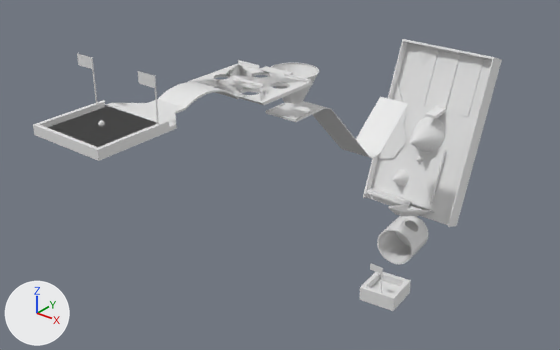
Renders of the glTF model levels/baylonLevel.glb from each side of a commit.
Camera for both pictures: a 50 mm camera at (182.0, -139.0, 93.0) aimed at (-32.0, 127.0, -73.0). The lights are fixed; the arrows at lower left show +X, +Y and +Z. Where no turn or scale is listed for an object, it has been applied to the vertices. Vertices at the same position are counted once.

In view in the first picture: 'Cone.solid.{}', 'Cone001.solid.{}', 'Cube.solid.{}', 'Plane.002', 'cylinder.solid.{"animated":true,"static":false}', 'rotator.solid.{"animated":true,"static":false}', 'sol.solid.{}', 'sol002.solid.{}', 'sol003.solid.{}', 'sol01.solid.{}'.
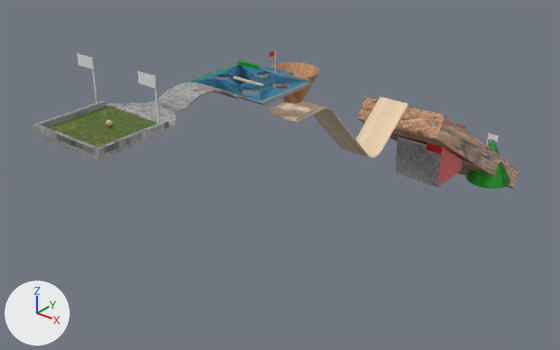
ob_collection_002 is not drawn itself; it is the parent of ob_plane_002, ob_wind_002, ob_cylinder_002.

Location of each change, (x1, y1, x2, y2) in pixels of the pictures (560 x 350 px; the box of a moved part takes in the faces that stretch with it):
'sol003.solid.{}', deleted: before (363, 39, 502, 227)
'Cube.solid.{}', recoloured, reshaped, moved, turned, rescaled: before (360, 272, 411, 311); after (357, 96, 520, 189)
'sol002.solid.{}', recoloured (white to beige): (265, 97, 408, 158) in both
'sol01.solid.{}', recoloured, surface changed (white to blue): (188, 60, 313, 105) in both
'Cube001.solid.{}', added: after (395, 124, 466, 187)
'cylinder.solid.{"animated":true,"static":false}', recoloured, moved, turned (not visible afterwards): before (377, 216, 428, 264)
'Cone001.solid.{}', recoloured, surface changed, moved, rescaled, turned: before (393, 170, 409, 186); after (466, 140, 511, 189)
'Plane.002', moved, turned, reshaped: before (370, 264, 382, 274); after (488, 133, 498, 142)
'rotator.solid.{"animated":true,"static":false}', recoloured: (233, 76, 264, 86) in both
'checkpoint1.checkpoint.{}', added: after (269, 51, 276, 73)
part 1 of me_cone, added (orange): after (271, 63, 318, 78)
part 2 of me_cone, recoloured (grey to brown): (271, 63, 319, 104) in both
part 3 of me_cube_008, moved or reshaped (not visible afterwards): before (360, 272, 411, 311)
part 5 of me_cube, deleted: before (48, 107, 157, 147)
part 6 of me_cube, recoloured (white to grey): (33, 82, 239, 161) in both
part 7 of me_cube_001, surface changed (grey to blue): (191, 64, 306, 101) in both

Edits to the bpy script that builds the scene:
```text
Add mat_material_002:
    mat_material_002 = principled_material('Material.002')
    mat_material_002.texture = img_all
Change me_cube_002:
    where me_cube_002.from_pydata(...)  # 8 vertices, 12 faces; spans x -1.0..1.0, y -1.0..1.0, z -1.0..1.0
    add me_cube_002.materials.append(mat_mat)  # picture img_all
Change me_cone:
    remove me_cone.from_pydata(...)  # 96 vertices, 128 faces; spans x -10.4..10.4, y -10.4..10.4, z -2.2..10.4
    add me_cone.from_pydata(...)  # 96 vertices, 192 faces; spans x -10.4..10.4, y -10.4..10.4, z -2.2..10.4
    me_cone part 1
    64 new faces join them
    me_cone part 2: 128 faces spanning x -10.4..10.4, y -10.4..10.4, z -2.2..10.4 switch from no material to mat_mat (picture img_all)
Change me_cube_004:
    where me_cube_004.from_pydata(...)  # 152 vertices, 300 faces; spans x -8.0..8.0, y -8.0..82.0, z -37.4..0.8
    add me_cube_004.materials.append(mat_mat)  # picture img_all
Change me_cone_002:
    where me_cone_002.from_pydata(...)  # 33 vertices, 62 faces; spans x -1.0..1.0, y -1.0..1.0, z -1.0..1.0
    used by ob_cone001_solid; location = (-9.3, 204.2, -97.6); rotation_euler = (-0.788, 1.19, -2.444), in degrees (-45, 68, -140); scale = (5.41, 5.41, 5.41)
    me_cone_002 part 4: texture (UV) coordinates of 62 of 62 faces, centred in x -0.99..0.99, y -0.99..0.99, z -1.0..-0.33, changed; they spanned u 0.01..0.99, v 0.01..0.49 and now span u 0.45..0.66, v 0.05..0.31
    add me_cone_002.materials.append(mat_mat)  # picture img_all
Change me_cylinder_001:
    where me_cylinder_001.from_pydata(...)  # 252 vertices, 504 faces; spans x -1.0..1.0, y -1.0..1.0, z -1.0..1.0
    add me_cylinder_001.materials.append(mat_mat)  # picture img_all
Change me_cube:
    verts and faces of me_cube; kept vertices keep their numbers, new ones are numbered from 240
    remove me_cube.from_pydata(...)  # 240 vertices, 470 faces; spans x -15.3..18.4, y -14.0..84.9, z -4.1..2.8
    add me_cube.from_pydata(...)  # 240 vertices, 466 faces; spans x -15.3..18.4, y -14.0..84.9, z -4.1..2.8
    me_cube part 5
    add delete_faces([(57, 58, 59), (56, 58, 57), (0, 4, 59), (0, 59, 58)])
    me_cube part 6: 466 faces spanning x -15.3..15.3, y -14.0..56.4, z -4.1..2.8 switch from mat_material (white #e7e7e7) to mat_material_002 (picture img_all)
Change me_cube_001:
    where me_cube_001.from_pydata(...)  # 570 vertices, 1241 faces; spans x -17.7..18.4, y 55.0..88.9, z -3.9..-1.2
    remove me_cube_001.materials.append(mat_material)  # white #e7e7e7
    me_cube_001 part 7: texture (UV) coordinates of 247 of 1241 faces, centred in x -17.7..16.7, y 56.3..88.4, z -3.9..-2.6, changed; they spanned u 0.19..0.97, v 0.32..0.59 and now span u 0.93..1.0, v 0.09..0.4
    add me_cube_001.materials.append(mat_mat)  # picture img_all
Add me_cube_003:
    me_cube_003.from_pydata(...)  # a box spanning x -1.0..1.0, y -1.0..1.0, z -1.0..1.0
    me_cube_003.materials.append(mat_mat)  # picture img_all
Remove ob_sol003_solid:
    ob_sol003_solid = bpy.data.objects.new('sol003.solid.{}', me_cube_005)
Change ob_cone001_solid:
    ob_cone001_solid.rotation_euler: (-0.788, 1.19, -2.444) -> (0.0, 0.0, 0.0)  # degrees (-45, 68, -140) -> degrees (0, 0, 0)
    ob_cone001_solid.location: (-9.3, 204.2, -97.6) -> (15.0, 272.6, -103.2)
    ob_cone001_solid.scale: (5.41, 5.41, 5.41) -> (13.2, 13.2, 13.2)
Change ob_cylinder_solid___animated__true__static__false:
    ob_cylinder_solid___animated__true__static__false.location: (6.0, 187.3, -122.7) -> (-12.8, 263.5, -102.6)
    ob_cylinder_solid___animated__true__static__false.rotation_euler: (-1.571, 0.0, 0.085) -> (-1.571, -2.67, 0.085)  # degrees (-90, 0, 4.9) -> degrees (-90, -153, 4.9)
Change ob_cube_solid:
    ob_cube_solid: bpy.data.objects.new('Cube.solid.{}', me_cube_008) -> bpy.data.objects.new('Cube.solid.{}', me_cube_003)
    ob_cube_solid.location: (6.4, 171.1, -147.1) -> (-2.4, 246.3, -90.7)
    ob_cube_solid.rotation_euler: (0.0134, -0.0236, 0.0821) -> (0.0221, -0.568, -1.582)  # degrees (0.8, -1.4, 4.7) -> degrees (1.3, -33, -91)
    ob_cube_solid.scale: (10.1, 10.1, 4.0) -> (-66.6, -23.6, -6.4)
Change ob_collection_002:
    ob_collection_002.location: (5.057, 162.5, -131.2) -> (-6.926, 325.9, -113.9)
    ob_collection_002.rotation_euler: (0.0, 0.0, 0.0) -> (0.0, 0.0, 3.036)  # degrees (0, 0, 0) -> degrees (0, 0, 174)
Change ob_plane_002:
    ob_plane_002: bpy.data.objects.new('Plane.002', me_mesh_002) -> bpy.data.objects.new('Plane.002', me_mesh)
    ob_plane_002.location: (0.0, 0.0, 1.446) -> (0.0, -0.000012, 1.446)
Add ob_checkpoint1_checkpoint:
    ob_checkpoint1_checkpoint = bpy.data.objects.new('checkpoint1.checkpoint.{}', me_cylinder_002)  # 26 vertices, 48 faces; spans x -2.47..0.27, y -0.64..0.27, z -4.66..4.66; in mat_mat (picture img_all)
    ob_checkpoint1_checkpoint.location = (1.0, 83.9, 1.2)
Add ob_cube001_solid:
    ob_cube001_solid = bpy.data.objects.new('Cube001.solid.{}', me_cube_006)  # a box spanning x -13.4..13.4, y -13.4..13.4, z -13.4..13.4; in mat_mat (picture img_all)
    ob_cube001_solid.location = (1.4, 219.0, -82.4)
```
